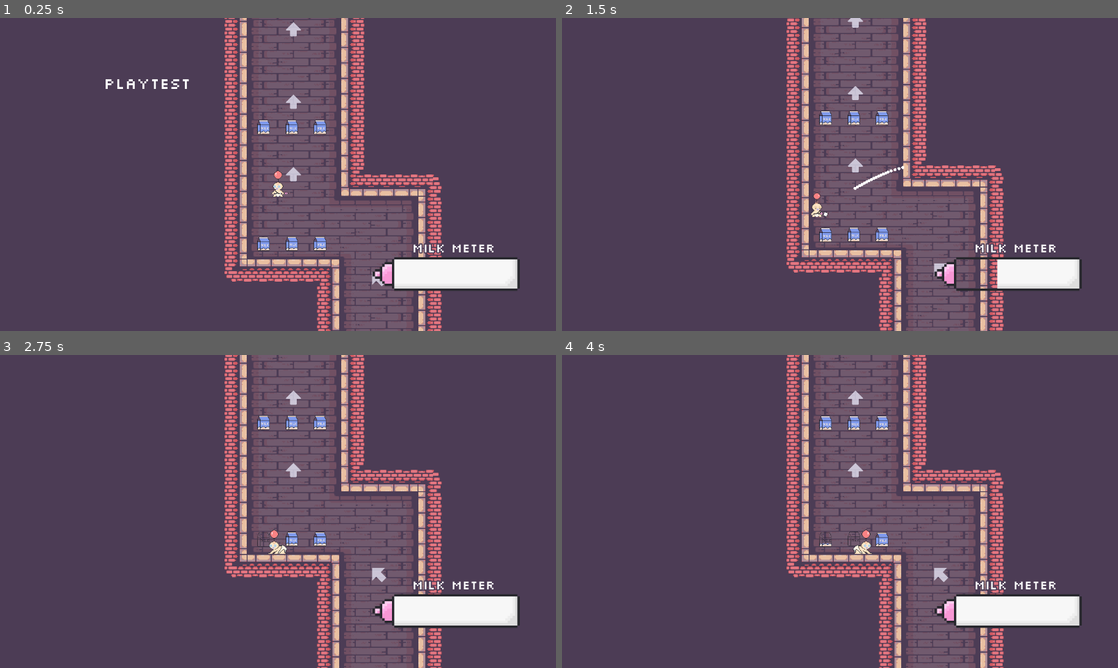
Above: before the commit, frames 1-4 (two rows, left to right).
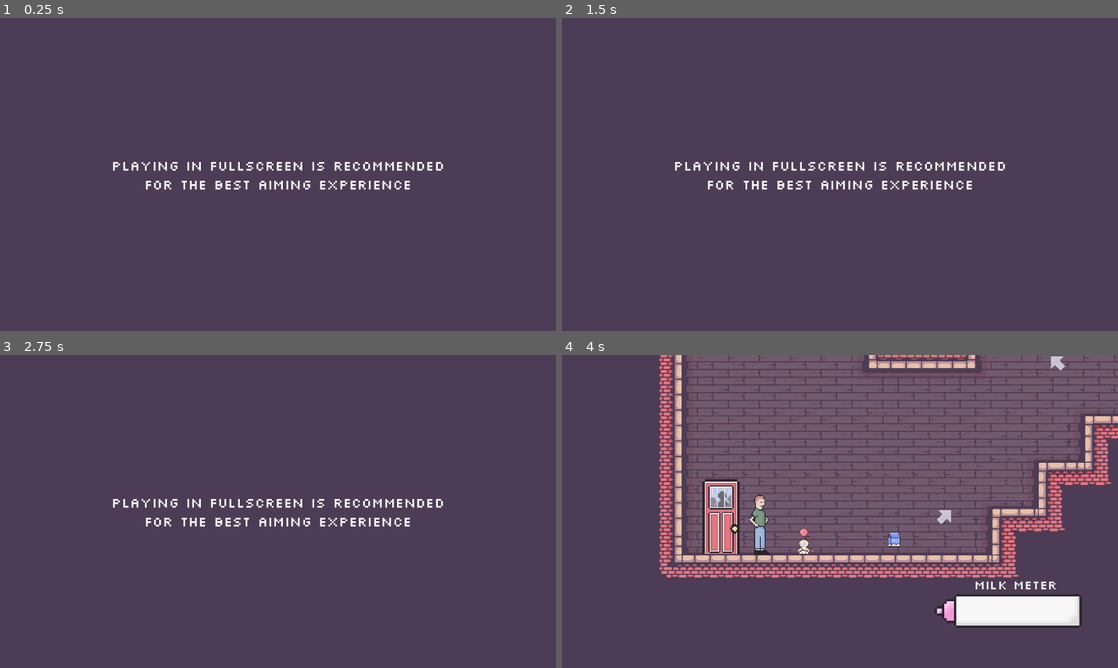
Above: after the commit, the same moments.

Repository: duncwilliams/trust-fund-baby
Game: Godot game, scene res://scenes/main.tscn
The game is run twice, just before and just after one commit, with the same random seed, the same clock (stepped at 60 frames per second) and the same inputs.
Inputs (mouse positions are in pixels of both pictures, inside the frame that each line leads up to):
- Up to frame 1 (0.25 s): no input
- Up to frame 2 (1.5 s): move the mouse to (962, 158) at 0.52 s; press the mouse at (962, 158) at 0.53 s; hold D (crawl_right) from 0.53 s (still down); move the mouse to (728, 190) at 1.27 s; release the mouse at (728, 190) at 1.28 s; click (728, 190) at 1.35 s
- Up to frame 3 (2.75 s): move the mouse to (333, 442) at 2.02 s; release D (crawl_right) at 2.03 s; press the mouse at (333, 442) at 2.03 s; hold A (crawl_left) from 2.03 s (still down)
- Up to frame 4 (4 s): move the mouse to (812, 574) at 2.77 s; release A (crawl_left) at 2.78 s; release the mouse at (812, 574) at 2.78 s; hold D (crawl_right) from 2.78 s (still down); click (812, 574) at 2.85 s; move the mouse to (1006, 558) at 3.52 s; press the mouse at (1006, 558) at 3.53 s

The runs differ from the first frame. In frame 1, 23% of the frame differs, in the area x 19-94%, y 0-100%; in frame 2, 23%; in frame 3, 23%; in frame 4, 39%, in the area x 17-100%, y 0-100%.

Commit message:
added dialogue blipping

Diff:
--- a/scenes/dialogue_controller.tscn
+++ b/scenes/dialogue_controller.tscn
@@ -1,6 +1,7 @@
 [gd_scene format=3 uid="uid://b2c884cxcq3pv"]
 
 [ext_resource type="Script" uid="uid://bpqeyj04iyxph" path="res://scripts/dialogue_controller.gd" id="1_6486e"]
+[ext_resource type="AudioStream" uid="uid://brliel44dbxer" path="res://audio/sfx/shoot_milk.wav" id="2_avekh"]
 
 [node name="DialogueController" type="Control" unique_id=1229814285]
 process_mode = 3
@@ -50,3 +51,11 @@
 text = "click to advance dialogue"
 horizontal_alignment = 1
 vertical_alignment = 1
+
+[node name="BossBlipSFX" type="AudioStreamPlayer" parent="." unique_id=1961381202]
+stream = ExtResource("2_avekh")
+
+[node name="BlipTimer" type="Timer" parent="." unique_id=689140526]
+wait_time = 0.05
+
+[connection signal="timeout" from="BlipTimer" to="." method="_on_blip_timer_timeout"]
--- a/scenes/main.tscn
+++ b/scenes/main.tscn
@@ -9,7 +9,6 @@
 
 [node name="Main" type="Node2D" unique_id=246328731]
 script = ExtResource("1_jyhfs")
-playtesting = true
 
 [node name="CanvasLayer" type="CanvasLayer" parent="." unique_id=75541172]
 layer = -100
--- a/scripts/dialogue_controller.gd
+++ b/scripts/dialogue_controller.gd
@@ -58,6 +58,7 @@
 var current_lines: Array[String] = []
 var line_index: int = 0
 var still_typing: bool = false
+var have_audio: bool = false
 
 
 func _ready() -> void:
@@ -66,36 +67,42 @@
 
 
 func play_intro_dialogue() -> void:
+	have_audio = true
 	current_dialogue_title = "intro"
 	current_lines = intro_lines
 	play_lines()
 
 
 func play_second_floor_dialogue() -> void:
+	have_audio = true
 	current_dialogue_title = "second floor"
 	current_lines = second_floor_lines
 	play_lines()
 
 
 func play_second_floor_alternate_dialogue() -> void:
+	have_audio = true
 	current_dialogue_title = "second floor alternate"
 	current_lines = second_floor_lines_alternate
 	play_lines()
 
 
 func play_victory_dialogue() -> void:
+	have_audio = true
 	current_dialogue_title = "victory"
 	current_lines = victory_lines
 	play_lines()
 
 
 func play_defeat_dialogue() -> void:
+	have_audio = true
 	current_dialogue_title = "defeat"
 	current_lines = defeat_lines
 	play_lines()
 
 
 func play_victory_credits_dialogue() -> void:
+	have_audio = false
 	await get_tree().create_timer(2.0).timeout
 	current_dialogue_title = "victory credits"
 	current_lines = victory_credits_lines
@@ -103,6 +110,7 @@
 
 
 func play_victory_credits_alternate_dialogue() -> void:
+	have_audio = false
 	await get_tree().create_timer(2.0).timeout
 	current_dialogue_title = "victory credits alternate"
 	current_lines = victory_credits_lines_alternate
@@ -136,6 +144,8 @@
 	dialogue_text_label.text = current_lines[index]
 	dialogue_text_label.visible_ratio = 0.0
 	still_typing = true
+	if have_audio:
+		$BlipTimer.start()
 
 	current_tween = create_tween()
 	current_tween.tween_property(dialogue_text_label, "visible_ratio", 1.0, current_lines[index].length() * 0.03)
@@ -146,6 +156,8 @@
 	dialogue_text_label.text = current_lines[index]
 	dialogue_text_label.visible_ratio = 0.0
 	still_typing = true
+	if have_audio:
+		$BlipTimer.start()
 
 	current_tween = create_tween()
 	current_tween.tween_property(dialogue_text_label, "visible_ratio", 1.0, current_lines[index].length() * 0.03)
@@ -154,11 +166,13 @@
 
 func line_is_fully_typed() -> void:
 	still_typing = false
+	$BlipTimer.stop()
 	advance_prompt_timer = get_tree().create_timer(2.5)
 	advance_prompt_timer.timeout.connect(prompt_timer_timed_out)
 
 
 func line_is_fully_typed_auto() -> void:
+	$BlipTimer.stop()
 	auto_advance_timer = get_tree().create_timer(3.0)
 	auto_advance_timer.timeout.connect(auto_advance)
 
@@ -197,3 +211,8 @@
 				#stop listening for inputs
 				listening_for_input = false
 				visible = false
+
+
+func _on_blip_timer_timeout() -> void:
+		$BossBlipSFX.pitch_scale = randf_range(0.9, 1.1)
+		$BossBlipSFX.play()
